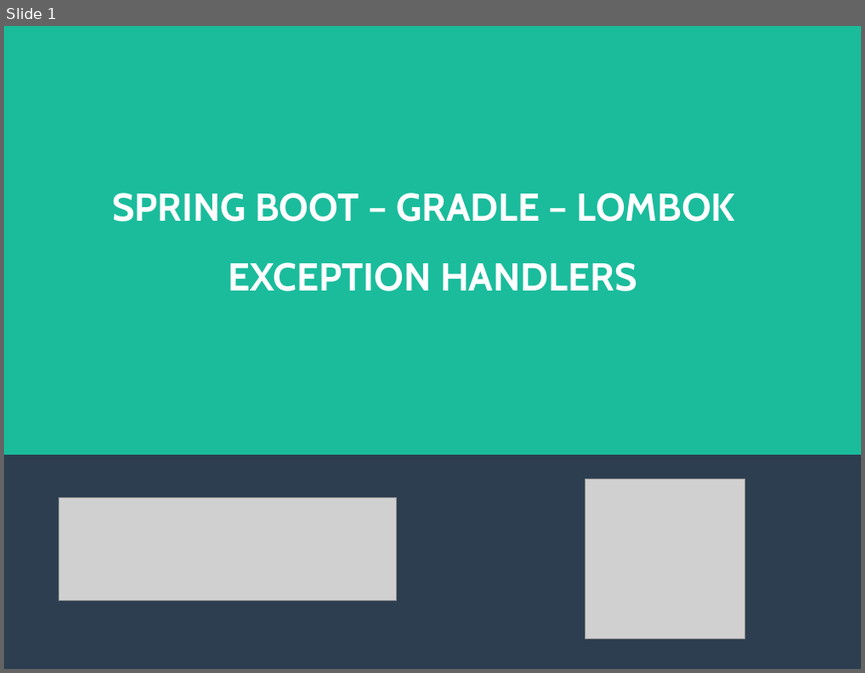
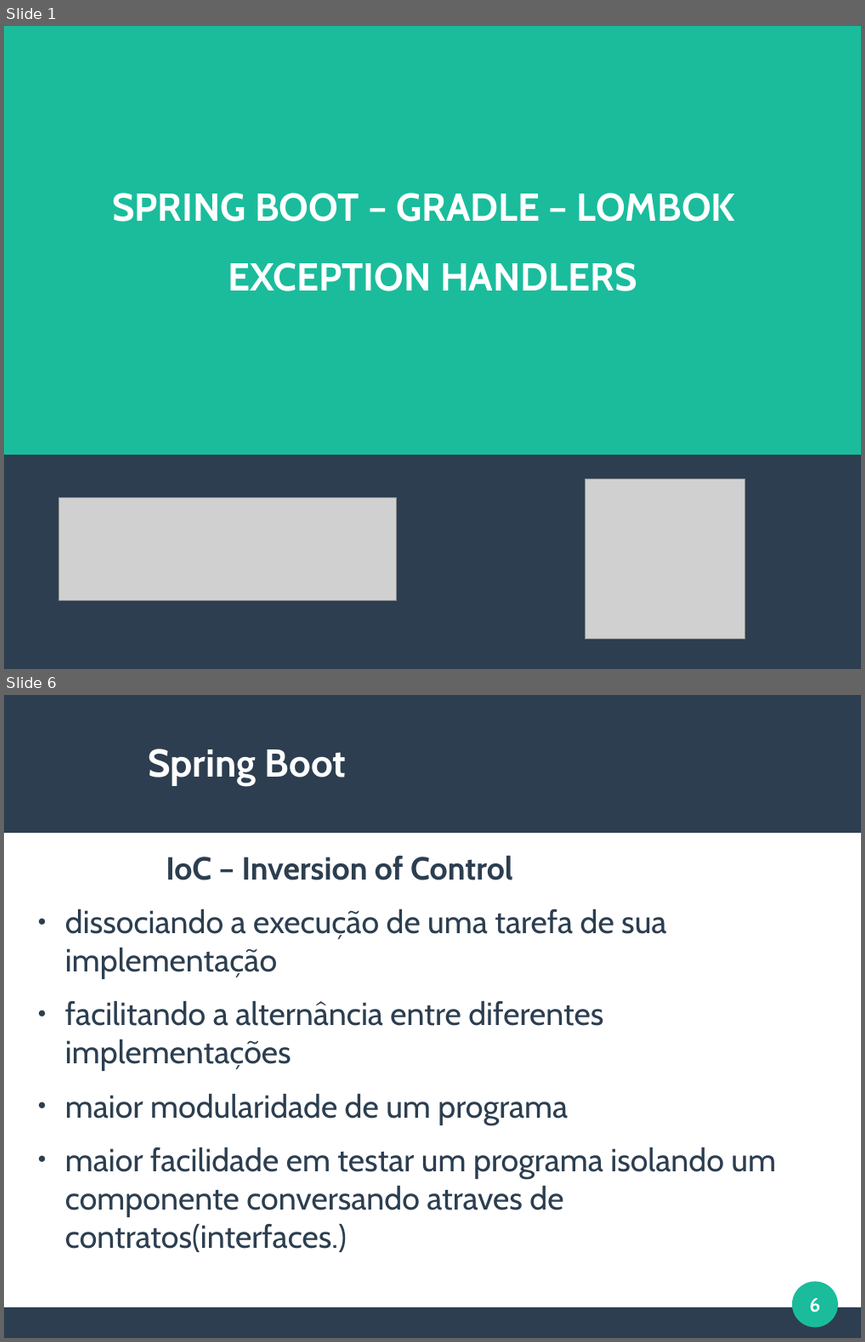
Before and after one commit to viniciusFortti/test, a slide deck: Apresentação/ApresentaçãoQuintaSemana.odp. Shown one above the other, each under a label of ours: slide 1 before the commit, slides 1 and 6 after it; the slides between them are not shown. The pictures are 865x673 and 865x1342 pixels, drawn with LibreOffice and Linux fonts; fonts in the diff are those of the drawing; grey boxes stand for pictures. Boxes give left, top, right and bottom in pixels: in the first picture for what was removed or moved away, otherwise in the second. Text is boxed around its words. In the diff, an @@ line names an element or a change of style, - is before the commit and + after.

```diff
--- a/Apresentação/ApresentaçãoQuintaSemana.odp
+++ b/Apresentação/ApresentaçãoQuintaSemana.odp
@@ slide 6 added at box(4, 695, 861, 1338), background #FFFFFF @@
@@ rectangle added at box(4, 695, 861, 833), fill #2C3E50 @@
@@ title added at box(148, 749, 346, 786), 36 pt, text #FFFFFF, bold @@
+Spring Boot
@@ text added at box(65, 856, 776, 1252), 29.6 pt, text #2C3E50 @@
+IoC – Inversion of Control
+● dissociando a execução de uma tarefa de sua implementação
+● facilitando a alternância entre diferentes implementações
+● maior modularidade de um programa
+● maior facilidade em testar um programa isolando um componente conversando atraves de contratos(interfaces.)
@@ ellipse added at box(793, 1281, 838, 1327), fill #1ABC9C @@
@@ page number added at box(809, 1298, 820, 1312), 18 pt, text #FFFFFF, bold @@
+6
@@ rectangle added at box(4, 1307, 861, 1338), fill #2C3E50 @@
```
Also in this commit, not shown: 4 other slides added, 2 slides removed, 1 other file.
